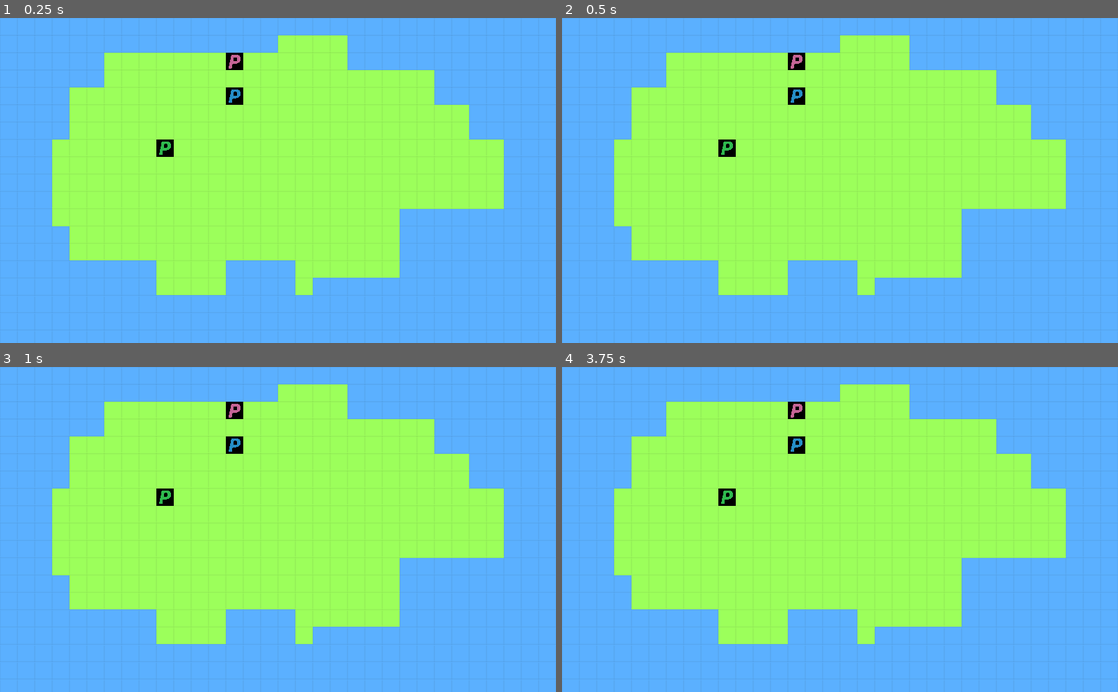
Above: before the commit, frames 1-4 (two rows, left to right).
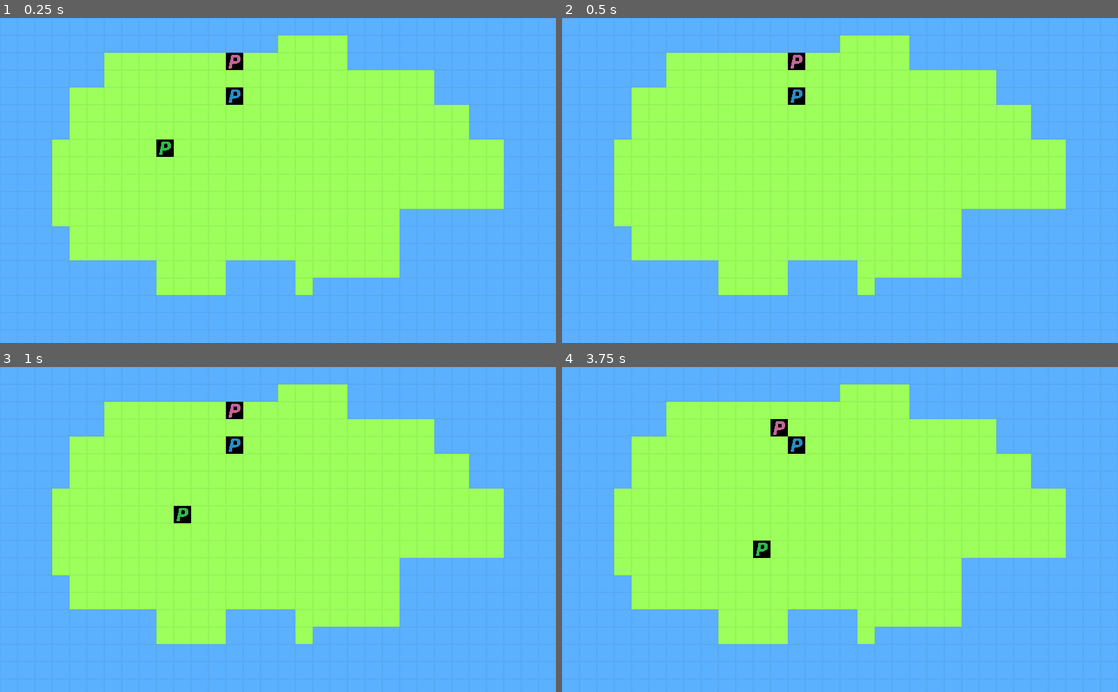
Above: after the commit, the same moments.

Repository: realkotob/Civilization-1-Godot-Prototype
Game: Godot game, scene res://Stages/World.tscn
Two runs of this game, one before a commit and one after it. Both use one fixed random seed, a clock stepped at 60 frames per second and the inputs below.
Inputs:
- Up to frame 1 (0.25 s): no input
- Up to frame 2 (0.5 s): no input
- Up to frame 3 (1 s): hold Keypad 3 (down-right) from 0.53 s (still down); tap Keypad 8 (top) at 0.6 s
- Up to frame 4 (3.75 s): release Keypad 3 (down-right) at 1.28 s; hold Keypad 2 (down) 1.28-2.03 s; tap Keypad 8 (top) every 0.75 s from 1.35 to 3.6 s; hold Keypad 3 (down-right) 2.03-3.53 s; hold Keypad 1 (down-left) from 3.53 s (still down)

Frame 1 is identical in both runs. In frame 2, 0.2% of the frame differs, in the area x 28-32%, y 37-43%; in frame 3, 0.3%; in frame 4, 0.7%, in the area x 28-44%, y 10-59%.

Commit message:
Added turns around civilizations

Diff:
--- a/Scripts/Player.gd
+++ b/Scripts/Player.gd
@@ -16,6 +16,7 @@
 var is_selected: bool = false
 var turn_id: int
 var movements_left: int
+signal change_unit
 
 # FSM VARIABLES
 var state: int
@@ -27,8 +28,8 @@
 
 # Base the tile_size on the size of the texture used * sprite scale.
 func _ready() -> void:
+	connect("change_unit", get_tree().get_root().get_node("/root/World"), "get_next_unit", [get_parent().get_parent()])
 	tile_size = ($sprite as Sprite).texture.get_width() * ($sprite as Sprite).scale.x
-#	state = unit_state.WAITING
 	movements_left = total_movements
 	state_loop()
 
@@ -58,6 +59,7 @@
 			($tween as Tween).start()
 		unit_state.STOPPED:
 			($anim as AnimationPlayer).stop()
+			emit_signal("change_unit")
 
 # unit not moving, get movement to execute tween with "animation_speed"(export) speed.
 func movement_loop() -> void:
--- a/Scripts/World.gd
+++ b/Scripts/World.gd
@@ -8,6 +8,8 @@
 var civs: Array
 # Cells in the tileset used in $Map:  0 = Water / 1 = Ground
 enum {WATER, GROUND}
+# Index to change civilization !
+var index: int = 0
 # Currently playing civilization
 var current_civ: Node
 # Currently playing unit
@@ -63,8 +65,25 @@
 		civ.get_node("Units").add_child(new_unit)
 
 func start_turn() -> void:
+	index = 0
+	current_civ = civs[index]
 	# Passer toutes les unités du jeu en "waiting"
 	for node in get_tree().get_nodes_in_group("units"):
 		for unit in node.get_children():
 			unit.state = unit.unit_state.WAITING
-	current_civ = civs[0]
+
+	get_next_unit(current_civ)
+
+func get_next_unit(civ: Node) -> void:
+	print(civ.name)
+	for unit in current_civ.get_node("Units").get_children():
+		if unit.state == unit.unit_state.WAITING:
+			unit.state = unit.unit_state.PLAYING
+			return
+	if index + 1 < len(civs):
+		index += 1
+		current_civ = civs[index]
+		get_next_unit(current_civ)
+	else:
+		print("Toutes les civilisations ont jouées ! Le jeu est déjà terminé!")
+		return
